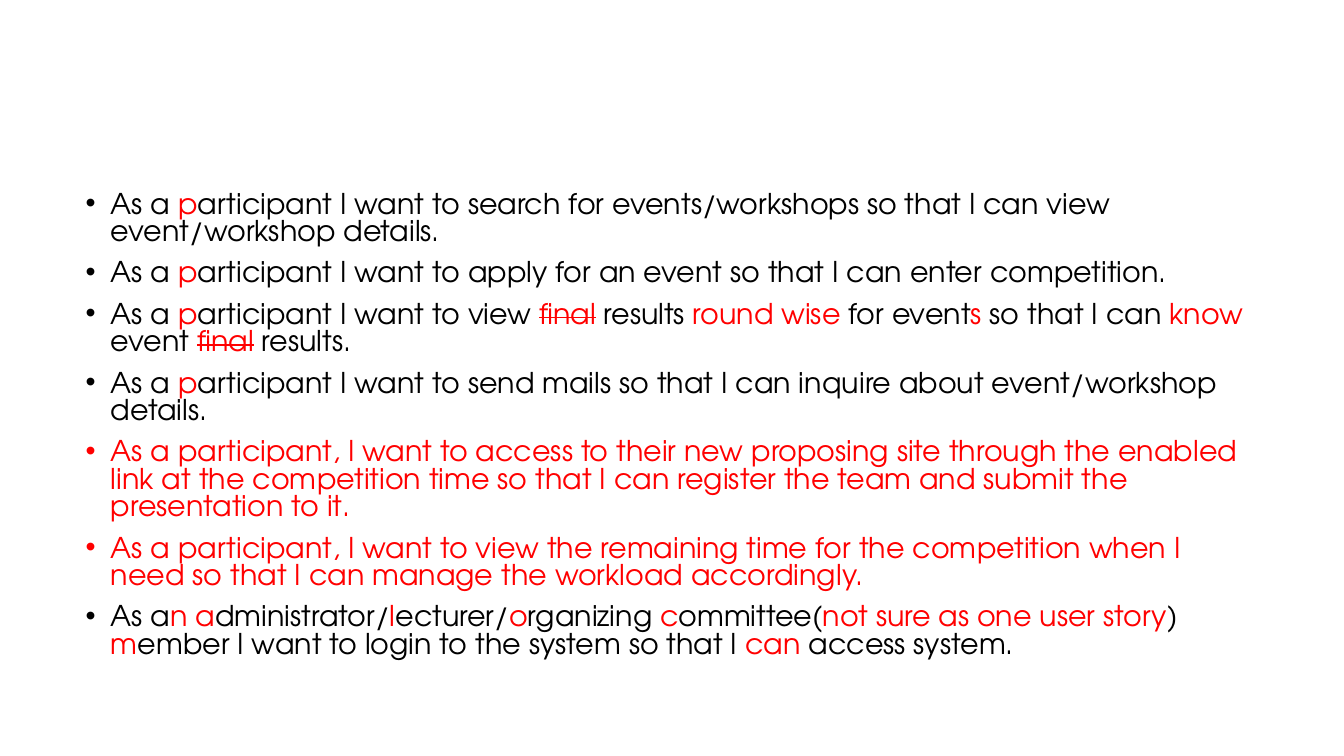
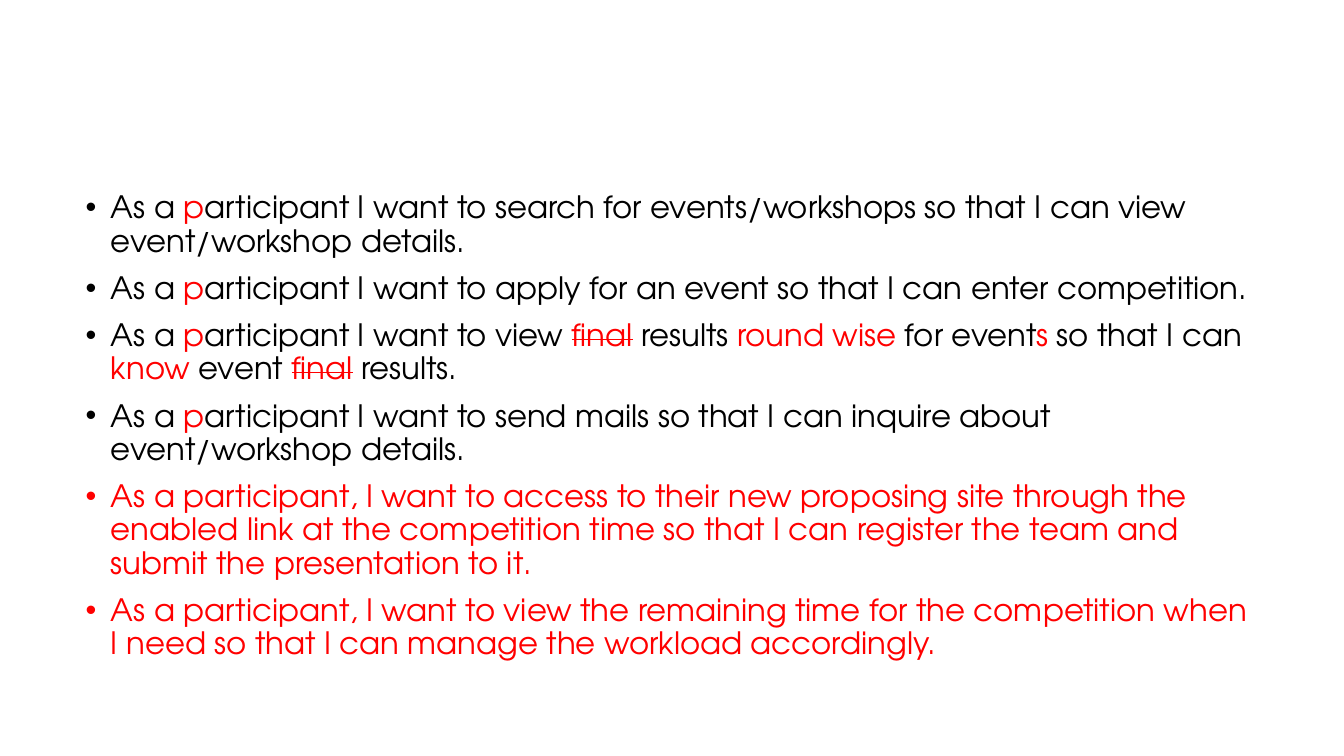
Before and after one commit to Sajith16/CSSEDocs, a slide deck: slide 13 of CodeFest-Management-Tool.pptx. Drawn at 1344x756 pixels with LibreOffice and Linux fonts; fonts in the diff are those of the drawing; background and template pictures are left out. Boxes give left, top, right and bottom in pixels: in the first picture for what was removed or moved away, otherwise in the second. Text is boxed around its words. In the diff, an @@ line names an element or a change of style, - is before the commit and + after.

```diff
--- a/CodeFest-Management-Tool.pptx
+++ b/CodeFest-Management-Tool.pptx
@@ text "As a participant I want ..." at (111, 195, 1247, 661): size 20.4 to 22 pt; line spacing 0.8 to 0.9 @@
@@ text at (111, 605, 1177, 660): paragraph removed @@
-• As an administrator/lecturer/organizing committee(not sure as one user story) member I want to login to the system so that I can access system.
```
Also in this commit, not shown: 1 slide added, 1 other file.
